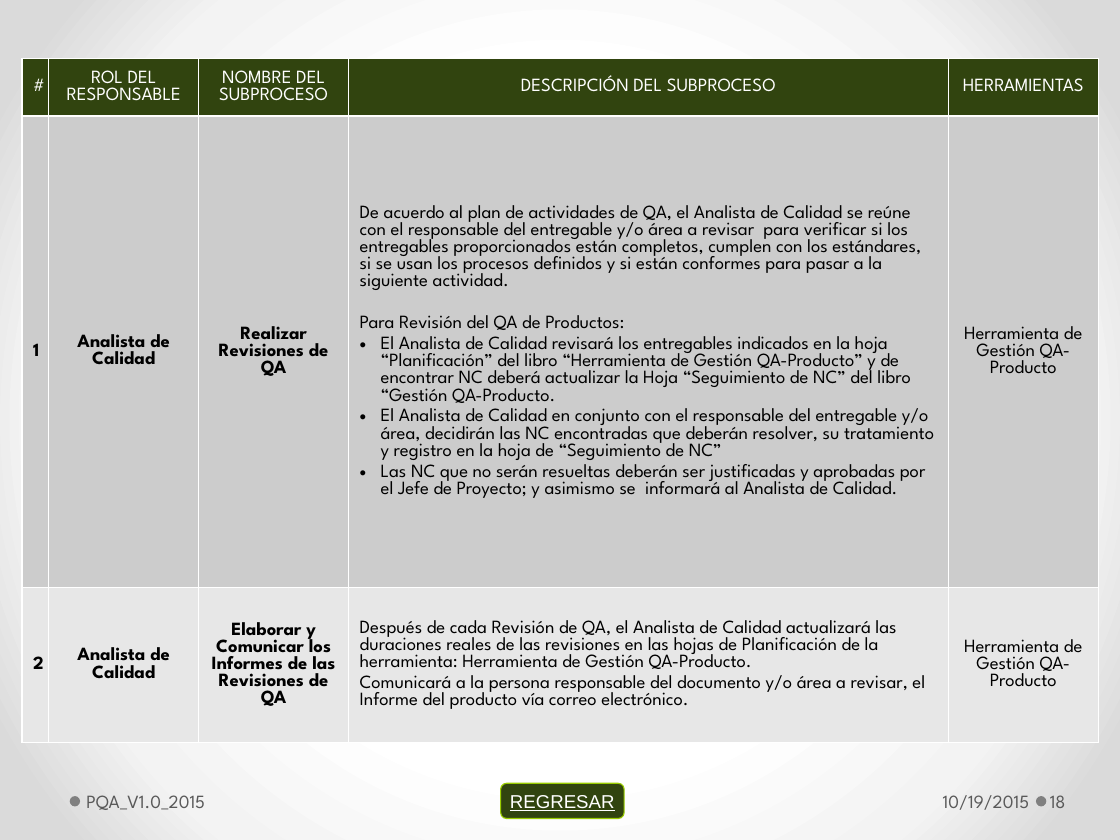
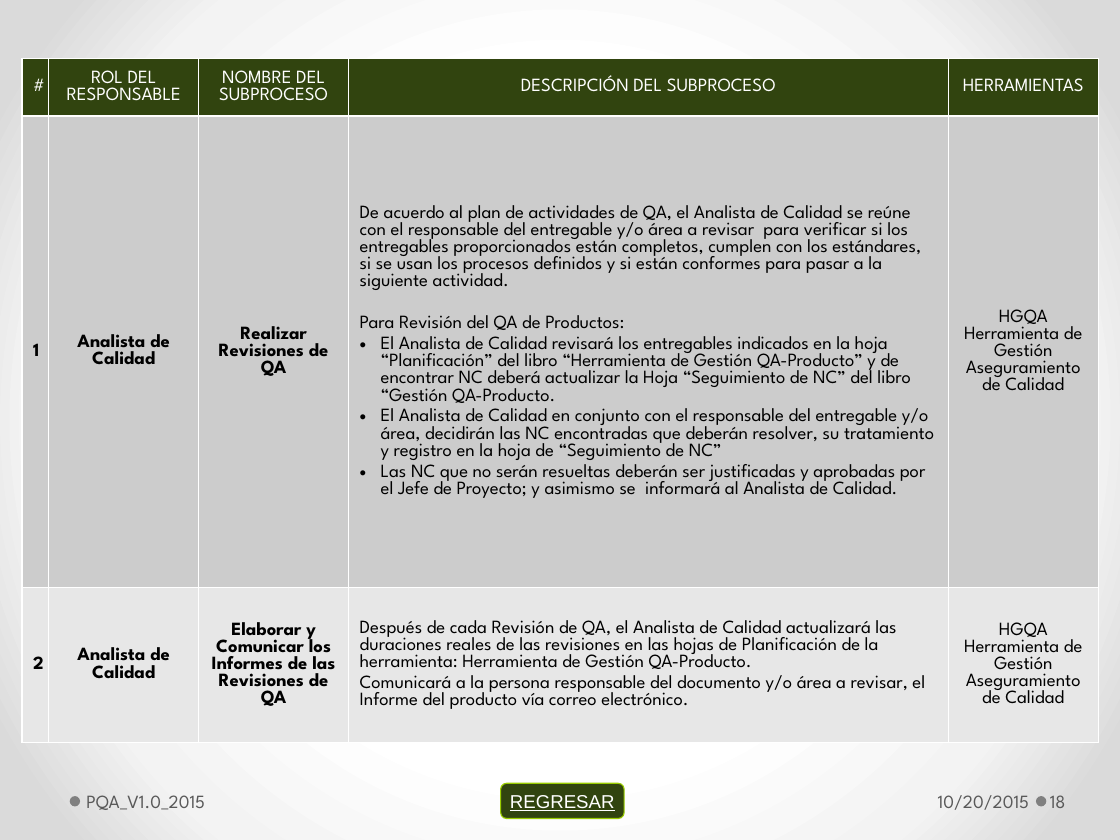
Before and after one commit to lowrider80/UTP-GPS-ALARM, a slide deck: slide 18 of Area_de_Proceso-_PPQA/PQA/PQA_V1.0_2015.pptx. Drawn at 1120x840 pixels with LibreOffice and Linux fonts; fonts in the diff are those of the drawing. Boxes give left, top, right and bottom in pixels: in the first picture for what was removed or moved away, otherwise in the second. Text is boxed around its words. In the diff, an @@ line names an element or a change of style, - is before the commit and + after.

Commit message:
Plan de Gestión de Aseguramiento de Calidad

```diff
--- a/Area_de_Proceso-_PPQA/PQA/PQA_V1.0_2015.pptx
+++ b/Area_de_Proceso-_PPQA/PQA/PQA_V1.0_2015.pptx
@@ table at [22, 58, 1099, 743] @@
-row 2, column 5: Herramienta de Gestión QA-Producto
+row 2, column 5: HGQA Herramienta de Gestión Aseguramiento de Calidad
-row 3, column 5: Herramienta de Gestión QA-Producto
+row 3, column 5: HGQA Herramienta de Gestión Aseguramiento de Calidad
@@ text at [938, 795, 1029, 810]: text changed @@
-10/19/2015
+10/20/2015
```
Also in this commit, not shown: 28 other slides changed.
